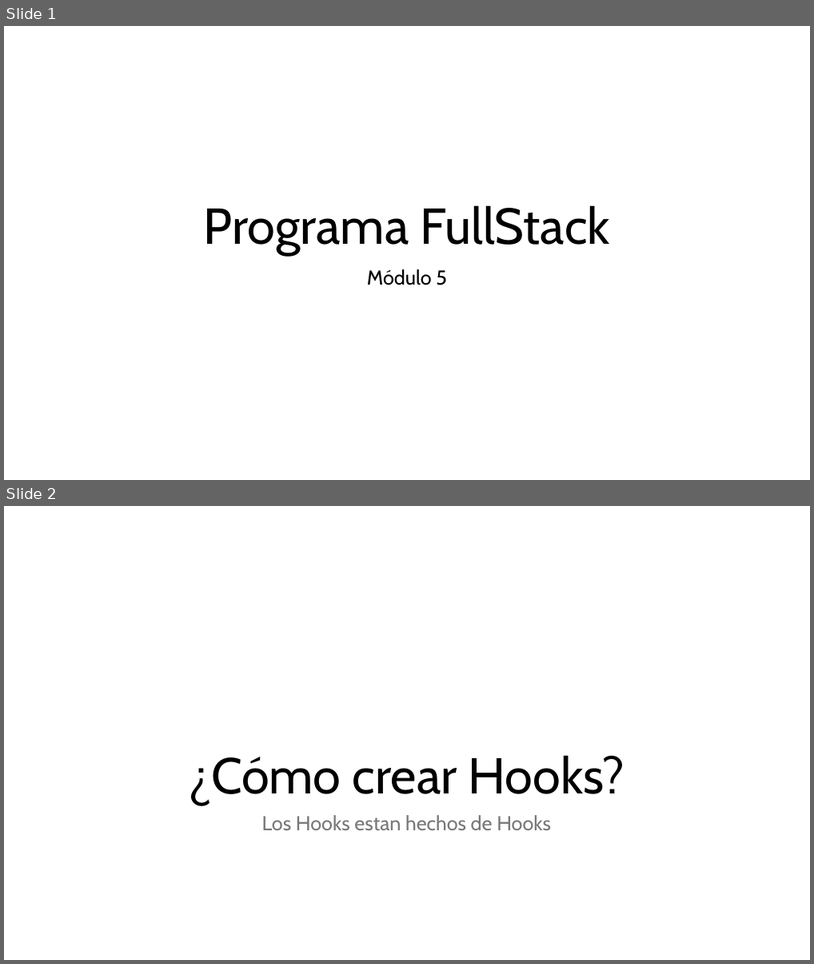
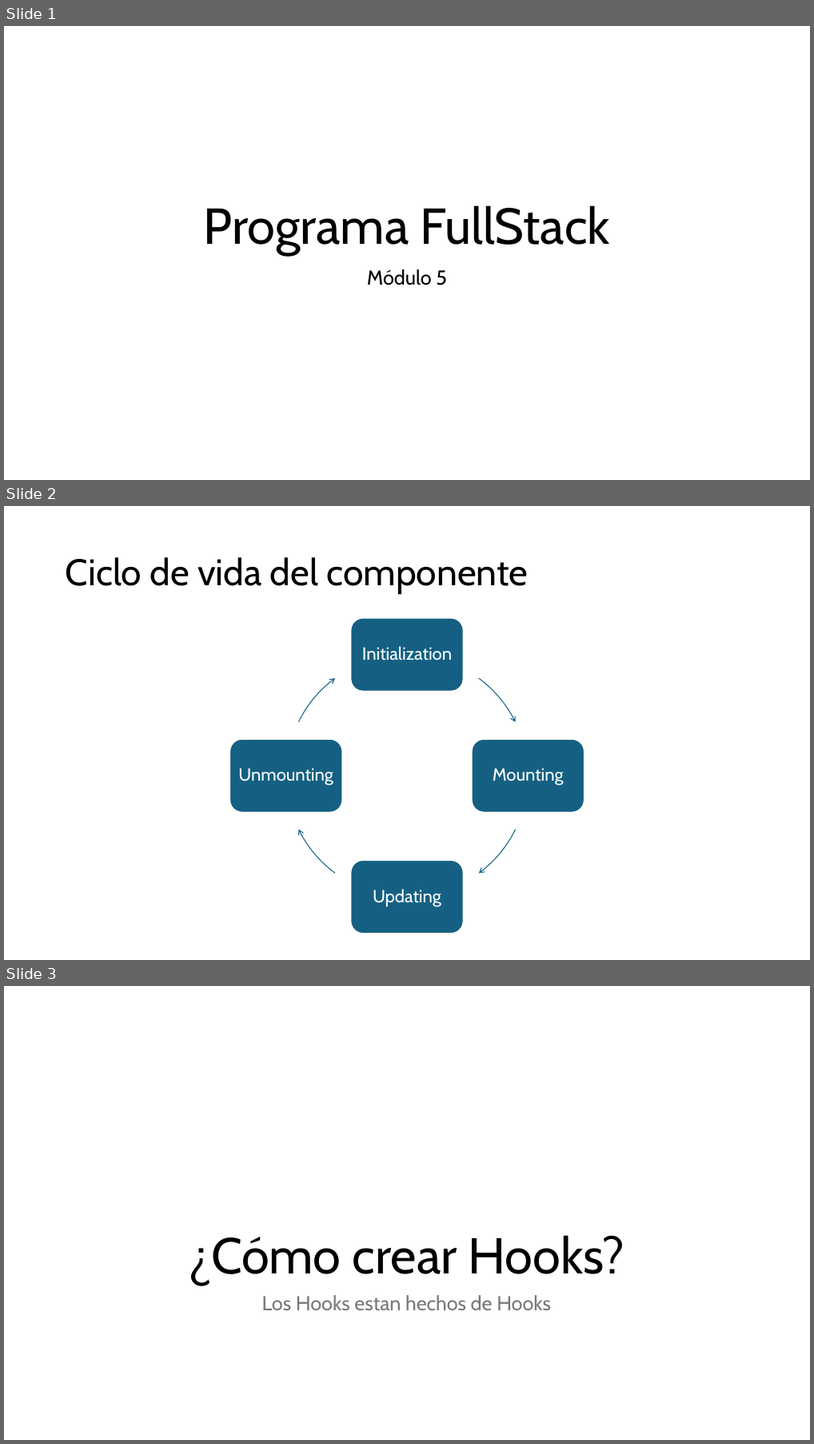
Before and after one commit to enmanuelmag/Bootcamp-FullStack, a slide deck: Unidad_5/Presentación.pptx. Shown one above the other, each under a label of ours: slides 1 and 2 before the commit, slides 1, 2 and 3 after it. The pictures are 814x964 and 814x1444 pixels, drawn with LibreOffice and Linux fonts; fonts in the diff are those of the drawing. Boxes give left, top, right and bottom in pixels: in the first picture for what was removed or moved away, otherwise in the second. Text is boxed around its words. In the diff, an @@ line names an element or a change of style, - is before the commit and + after.

```diff
--- a/Unidad_5/Presentación.pptx
+++ b/Unidad_5/Presentación.pptx
@@ slide 2 added at [4,506,810,960], background #FFFFFF @@
@@ title added at [66,557,529,594], 44 pt, text #000000 @@
+Ciclo de vida del componente
@@ group added at [230,618,585,933]: 4 rounded rectangles, 4 texts, 4 freeform shapes @@
+Initialization
+Mounting
+Updating
+Unmounting
@@ what was slide 2 is now slide 3 @@
```
Also in this commit, not shown: 1 other file.
